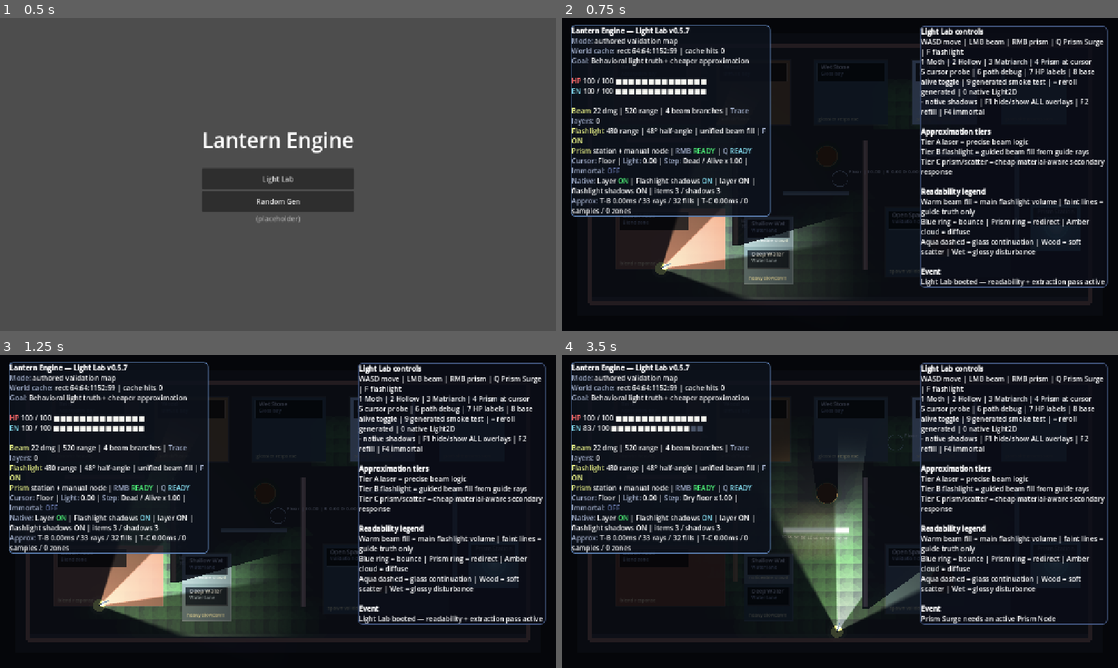
Above: before the commit, frames 1-4 (two rows, left to right).
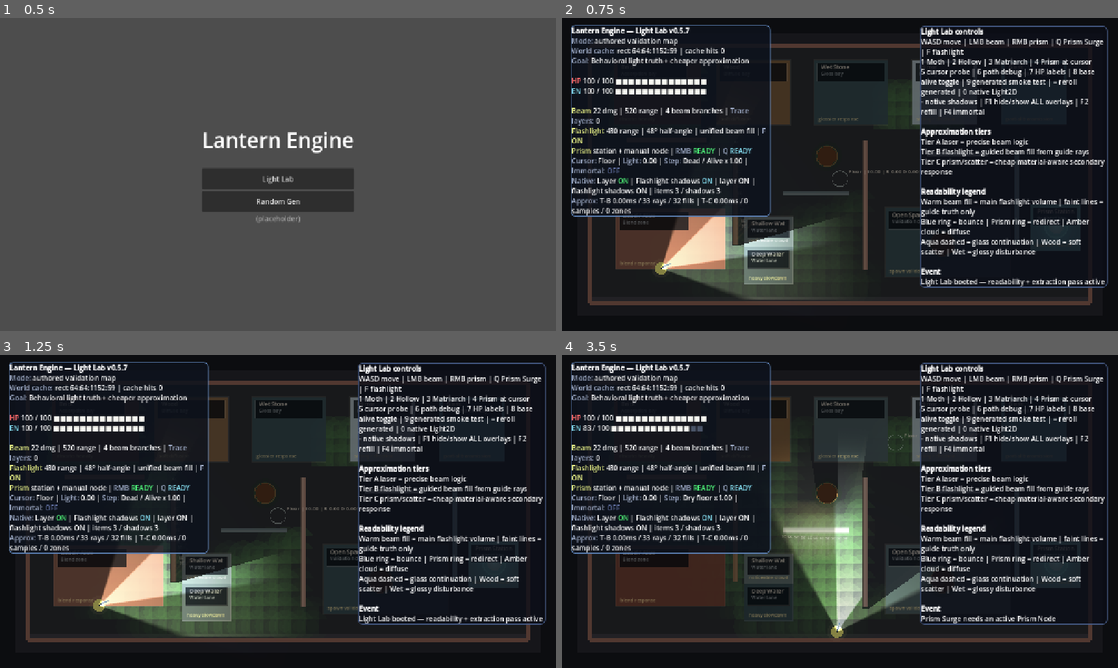
Above: after the commit, the same moments.

Repository: Nopppa/lantern-engine
Game: Godot game, scene res://scenes/main.tscn
The game is run twice, just before and just after one commit, with the same random seed, the same clock (stepped at 60 frames per second) and the same inputs.
Inputs (mouse positions are in pixels of both pictures, inside the frame that each line leads up to):
- Up to frame 1 (0.5 s): no input
- Up to frame 2 (0.75 s): click "Light Lab" at 0.5 s
- Up to frame 3 (1.25 s): no input
- Up to frame 4 (3.5 s): tap Enter (ui_accept) at 1.25, 1.52, 2.27 s; move the mouse to (962, 495) at 1.27 s; hold D (move_right) 1.28-2.03 s; click (962, 495) at 1.35 s; move the mouse to (728, 527) at 2.02 s; hold S (move_down) 2.03-2.78 s; tap Q (cast_prism_surge) at 2.1 s; move the mouse to (895, 442) at 2.77 s; hold D (move_right) from 2.78 s (still down); tap E (interact) at 2.85 s

Frame 1 is identical in both runs. In frame 2, 6.9% of the frame differs, in the area x 4-96%, y 8-92%; in frame 3, 8.6%; in frame 4, 12%.

Commit message:
Update ambient color for lighting presentation

Diff:
--- a/scripts/gameplay/native_light_presentation.gd
+++ b/scripts/gameplay/native_light_presentation.gd
@@ -17,7 +17,8 @@
 # Tunables  (all presentation-only)
 # ---------------------------------------------------------------------------
 
-const AMBIENT_COLOR := Color(0.24, 0.26, 0.32, 1.0)
+# Tässä säädetään taustavalon maskia, vaaleampi väri tekee valoisamman
+const AMBIENT_COLOR := Color(0.55, 0.52, 0.48, 1.0)
 
 const NATIVE_LIGHT_ITEM_MASK := 3
 const NATIVE_SHADOW_MASK := 3
